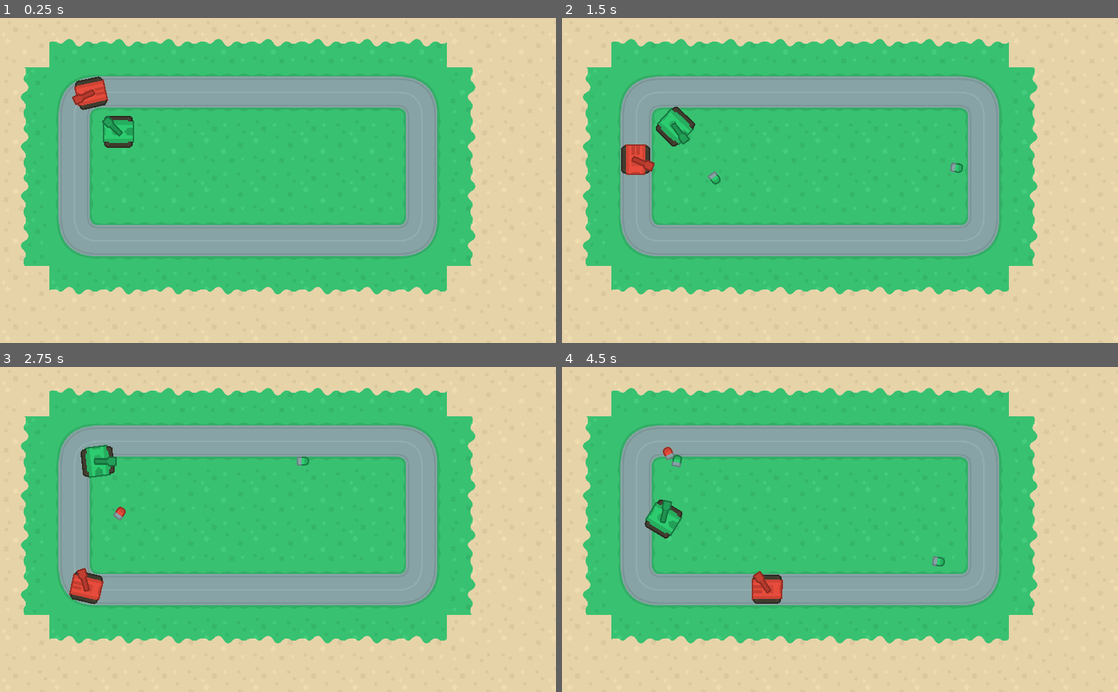
Above: before the commit, frames 1-4 (two rows, left to right).
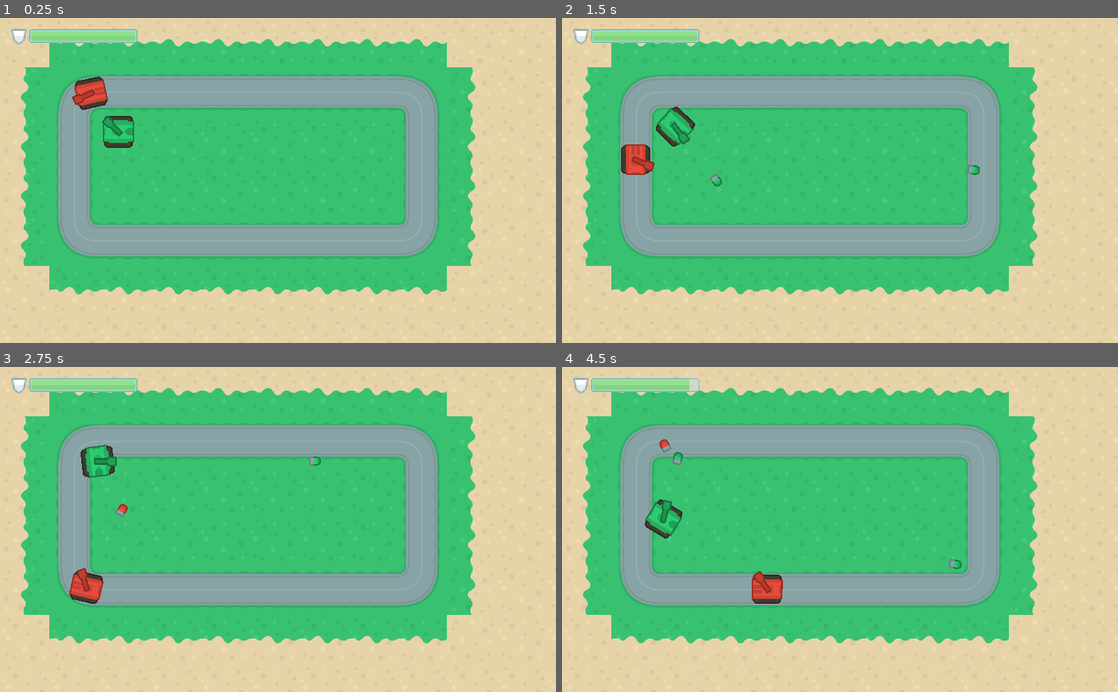
Above: after the commit, the same moments.

Repository: TheTOXIN/GodotTankBattle
Game: Godot game, scene res://maps/Map01.tscn
Two runs of this game, one before a commit and one after it. Both use one fixed random seed, a clock stepped at 60 frames per second and the inputs below.
Inputs (mouse positions are in pixels of both pictures, inside the frame that each line leads up to):
- Up to frame 1 (0.25 s): no input
- Up to frame 2 (1.5 s): move the mouse to (962, 164) at 0.52 s; hold D (turn_right) 0.53-1.28 s; click (962, 164) at 0.6 s; move the mouse to (728, 196) at 1.27 s; hold S (back) from 1.28 s (still down); click (728, 196) at 1.35 s
- Up to frame 3 (2.75 s): move the mouse to (333, 458) at 2.02 s; release S (back) at 2.03 s; hold D (turn_right) from 2.03 s (still down); click (333, 458) at 2.1 s
- Up to frame 4 (4.5 s): move the mouse to (812, 594) at 2.77 s; release D (turn_right) at 2.78 s; hold W (forward) 2.78-3.53 s; click (812, 594) at 2.85 s; move the mouse to (1006, 578) at 3.52 s; hold A (turn_left) from 3.53 s (still down); click (1006, 578) at 3.6 s; move the mouse to (673, 480) at 4.27 s; click (673, 480) at 4.35 s

The runs differ from the first frame. In frame 1, 0.9% of the frame differs, in the area x 2-25%, y 3-9%; in frame 2, 1.1%; in frame 3, 1.1%; in frame 4, 1.2%, in the area x 2-72%, y 3-63%.

Commit message:
add health bar and ui

Diff:
--- /dev/null
+++ b/UI/HUD.gd
@@ -0,0 +1,30 @@
+extends CanvasLayer
+
+var bar_red = preload("res://assets/UI/barHorizontal_red_mid 200.png")
+var bar_green = preload("res://assets/UI/barHorizontal_green_mid 200.png")
+var bar_yellow = preload("res://assets/UI/barHorizontal_yellow_mid 200.png")
+var bar_texture
+
+func _on_Player_health_changed(value):
+	bar_texture = bar_green
+
+	if value < 60:
+		bar_texture = bar_yellow
+	if value < 30:
+		bar_texture = bar_red
+
+	var bar = $Margin/Container/HealthBar
+	var tween = $Margin/Container/HealthBar/Tween
+
+	tween.interpolate_property(
+		bar, 'value', bar.value, value, 0.2, Tween.TRANS_LINEAR, Tween.EASE_IN_OUT
+	)
+	tween.start()
+
+	bar.texture_progress = bar_texture
+
+	$AnimationPlayer.play("healthbar_flash")
+
+func _on_AnimationPlayer_animation_finished(anim_name):
+	if anim_name == "healthbar_flash":
+		$Margin/Container/HealthBar.texture_progress = bar_texture
--- /dev/null
+++ b/UI/HUD.tscn
@@ -0,0 +1,75 @@
+[gd_scene load_steps=8 format=2]
+
+[ext_resource path="res://assets/shield_silver.png" type="Texture" id=1]
+[ext_resource path="res://assets/UI/barHorizontal_red_mid 200.png" type="Texture" id=2]
+[ext_resource path="res://assets/UI/glassPanel_200.png" type="Texture" id=3]
+[ext_resource path="res://UI/HUD.gd" type="Script" id=4]
+[ext_resource path="res://assets/UI/barHorizontal_white_mid 200.png" type="Texture" id=5]
+
+[sub_resource type="Animation" id=2]
+length = 0.001
+tracks/0/type = "value"
+tracks/0/path = NodePath("Margin/Container/HealthBar:texture_progress")
+tracks/0/interp = 1
+tracks/0/loop_wrap = true
+tracks/0/imported = false
+tracks/0/enabled = true
+tracks/0/keys = {
+"times": PoolRealArray( 0 ),
+"transitions": PoolRealArray( 1 ),
+"update": 0,
+"values": [ ExtResource( 2 ) ]
+}
+
+[sub_resource type="Animation" id=1]
+resource_name = "healthbar_flash"
+length = 0.2
+step = 0.05
+tracks/0/type = "value"
+tracks/0/path = NodePath("Margin/Container/HealthBar:texture_progress")
+tracks/0/interp = 1
+tracks/0/loop_wrap = true
+tracks/0/imported = false
+tracks/0/enabled = true
+tracks/0/keys = {
+"times": PoolRealArray( 0, 0.05, 0.1, 0.15, 0.2 ),
+"transitions": PoolRealArray( 1, 1, 1, 1, 1 ),
+"update": 1,
+"values": [ ExtResource( 2 ), ExtResource( 5 ), ExtResource( 2 ), ExtResource( 5 ), ExtResource( 2 ) ]
+}
+
+[node name="HUD" type="CanvasLayer"]
+script = ExtResource( 4 )
+
+[node name="Margin" type="MarginContainer" parent="."]
+anchor_right = 1.0
+anchor_bottom = 1.0
+margin_left = 20.0
+margin_top = 20.0
+margin_right = -20.0
+margin_bottom = -20.0
+
+[node name="Container" type="HBoxContainer" parent="Margin"]
+margin_right = 984.0
+margin_bottom = 560.0
+
+[node name="TextureRect" type="TextureRect" parent="Margin/Container"]
+margin_right = 30.0
+margin_bottom = 560.0
+texture = ExtResource( 1 )
+
+[node name="HealthBar" type="TextureProgress" parent="Margin/Container"]
+margin_left = 34.0
+margin_right = 234.0
+margin_bottom = 560.0
+value = 75.0
+texture_over = ExtResource( 3 )
+texture_progress = ExtResource( 2 )
+
+[node name="Tween" type="Tween" parent="Margin/Container/HealthBar"]
+
+[node name="AnimationPlayer" type="AnimationPlayer" parent="."]
+anims/RESET = SubResource( 2 )
+anims/healthbar_flash = SubResource( 1 )
+
+[connection signal="animation_finished" from="AnimationPlayer" to="." method="_on_AnimationPlayer_animation_finished"]
--- a/bullets/Bullet.gd
+++ b/bullets/Bullet.gd
@@ -21,7 +21,6 @@
 
 func _on_Bullet_body_entered(body):
 	explode()
-	print("ENTERED")
 	if body.has_method('take_damage'):
 		body.take_damage(damage)
 
--- a/bullets/EnemyBullet.tscn
+++ b/bullets/EnemyBullet.tscn
@@ -9,9 +9,9 @@
 
 [node name="EnemyBullet" instance=ExtResource( 1 )]
 script = ExtResource( 3 )
-speed = 750
+speed = 800
 damage = 10
-lifetime = 2.0
+lifetime = 1.0
 
 [node name="Sprite" parent="." index="0"]
 texture = ExtResource( 2 )
--- a/bullets/PlayerBullet.tscn
+++ b/bullets/PlayerBullet.tscn
@@ -11,9 +11,9 @@
 collision_layer = 8
 collision_mask = 4
 script = ExtResource( 2 )
-speed = 750
+speed = 800
 damage = 10
-lifetime = 2.0
+lifetime = 1.0
 
 [node name="Sprite" parent="." index="0"]
 texture = ExtResource( 3 )
--- a/maps/Map01.tscn
+++ b/maps/Map01.tscn
@@ -1,9 +1,10 @@
-[gd_scene load_steps=6 format=2]
+[gd_scene load_steps=7 format=2]
 
 [ext_resource path="res://terrain/terrain_tiles.tres" type="TileSet" id=1]
 [ext_resource path="res://tanks/Player.tscn" type="PackedScene" id=2]
 [ext_resource path="res://maps/Map.gd" type="Script" id=3]
 [ext_resource path="res://tanks/Enemy.tscn" type="PackedScene" id=4]
+[ext_resource path="res://UI/HUD.tscn" type="PackedScene" id=5]
 
 [sub_resource type="Curve2D" id=1]
 _data = {
@@ -37,5 +38,8 @@
 [node name="Enemy" parent="Paths/Path2D/PathFollow2D" instance=ExtResource( 4 )]
 detect_radius = 500
 
+[node name="HUD" parent="." instance=ExtResource( 5 )]
+
+[connection signal="health_changed" from="Player" to="HUD" method="_on_Player_health_changed"]
 [connection signal="shoot" from="Player" to="." method="_on_Tank_shoot"]
 [connection signal="shoot" from="Paths/Path2D/PathFollow2D/Enemy" to="." method="_on_Tank_shoot"]
--- a/project.godot
+++ b/project.godot
@@ -85,4 +85,5 @@
 [rendering]
 
 2d/snapping/use_gpu_pixel_snap=true
+quality/filters/use_fxaa=true
 environment/default_environment="res://default_env.tres"
--- a/tanks/Enemy.gd
+++ b/tanks/Enemy.gd
@@ -36,9 +36,6 @@
 	else:
 		pass
 
-func take_damage(damage):
-	print("DAMAGE")
-
 func _on_DetectRadius_body_entered(body):
 	# if body.name == "Player": move to physic layer
 	target = body
--- a/tanks/Enemy.tscn
+++ b/tanks/Enemy.tscn
@@ -15,9 +15,9 @@
 Bullet = ExtResource( 4 )
 max_speed = 175
 gun_cooldown = 0.5
-health = 100
+max_health = 50
 turret_speed = 1.0
-detect_radius = 300
+detect_radius = 200
 
 [node name="Body" parent="." index="0"]
 texture = ExtResource( 2 )
--- a/tanks/Player.tscn
+++ b/tanks/Player.tscn
@@ -17,7 +17,7 @@
 max_speed = 200
 rotation_speed = 1.0
 gun_cooldown = 0.5
-health = 100
+max_health = 100
 
 [node name="Body" parent="." index="0"]
 texture = ExtResource( 2 )
--- a/tanks/Tank.gd
+++ b/tanks/Tank.gd
@@ -8,21 +8,37 @@
 export (int) var max_speed
 export (float) var rotation_speed
 export (float) var gun_cooldown
-export (int) var health
+export (int) var max_health
 
 var velocity = Vector2()
 var can_shoot = true
 var alive = true
+var health = 0
 
 func _ready():
 	$GunTimer.wait_time = gun_cooldown
 	$Turret.offset.x = 20
+
+	health = max_health
+	change_health()
 
 func _physics_process(delta):
 	if not alive:
 		return
 	control(delta)
 	move_and_slide(velocity)
+
+func take_damage(amount):
+	health -= amount
+	change_health()
+	if health <= 0:
+		explode()
+
+func change_health():
+	emit_signal("health_changed", health * 100 / max_health)
+
+func explode():
+	queue_free()
 
 func shoot():
 	if can_shoot:
Binary file added: assets/UI/barHorizontal_blue_left.png
Not shown, added: assets/UI/barHorizontal_blue_left.png.import
Binary file added: assets/UI/barHorizontal_blue_mid.png
Not shown, added: assets/UI/barHorizontal_blue_mid.png.import
Binary file added: assets/UI/barHorizontal_blue_right.png
Not shown, added: assets/UI/barHorizontal_blue_right.png.import
Binary file added: assets/UI/barHorizontal_green_left.png
Not shown, added: assets/UI/barHorizontal_green_left.png.import
Binary file added: assets/UI/barHorizontal_green_mid 200.png
Not shown, added: assets/UI/barHorizontal_green_mid 200.png.import
Binary file added: assets/UI/barHorizontal_green_mid.png
Not shown, added: assets/UI/barHorizontal_green_mid.png.import
(and 158 more such lines)
